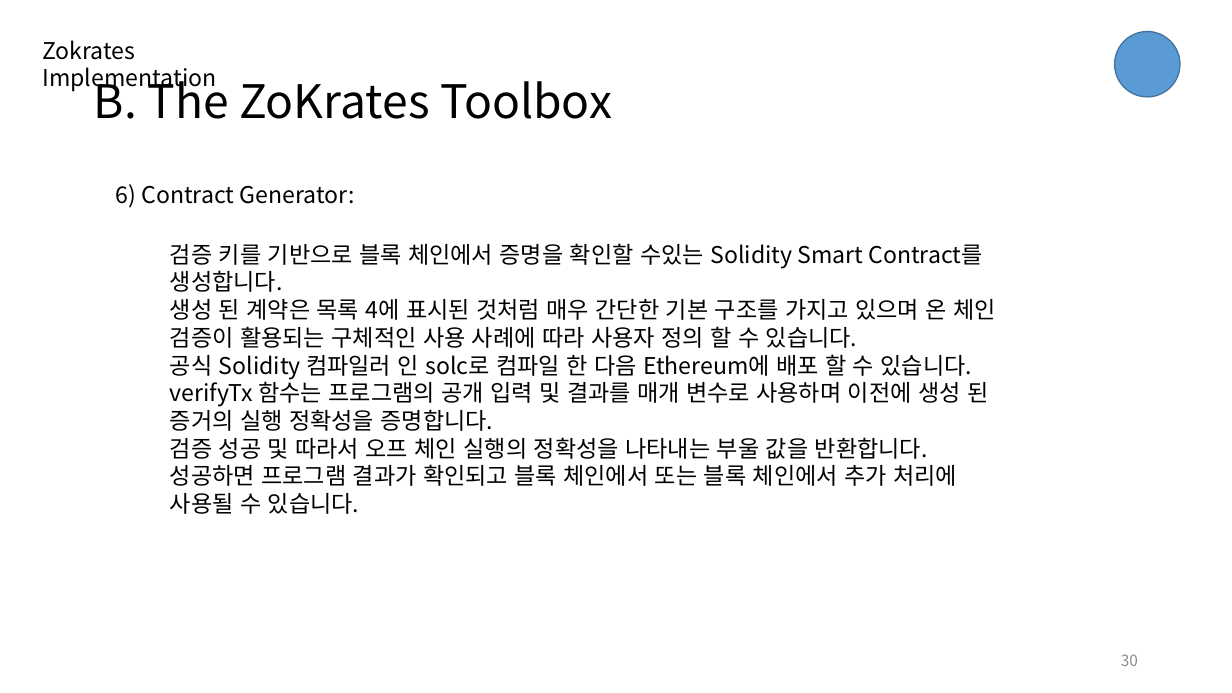
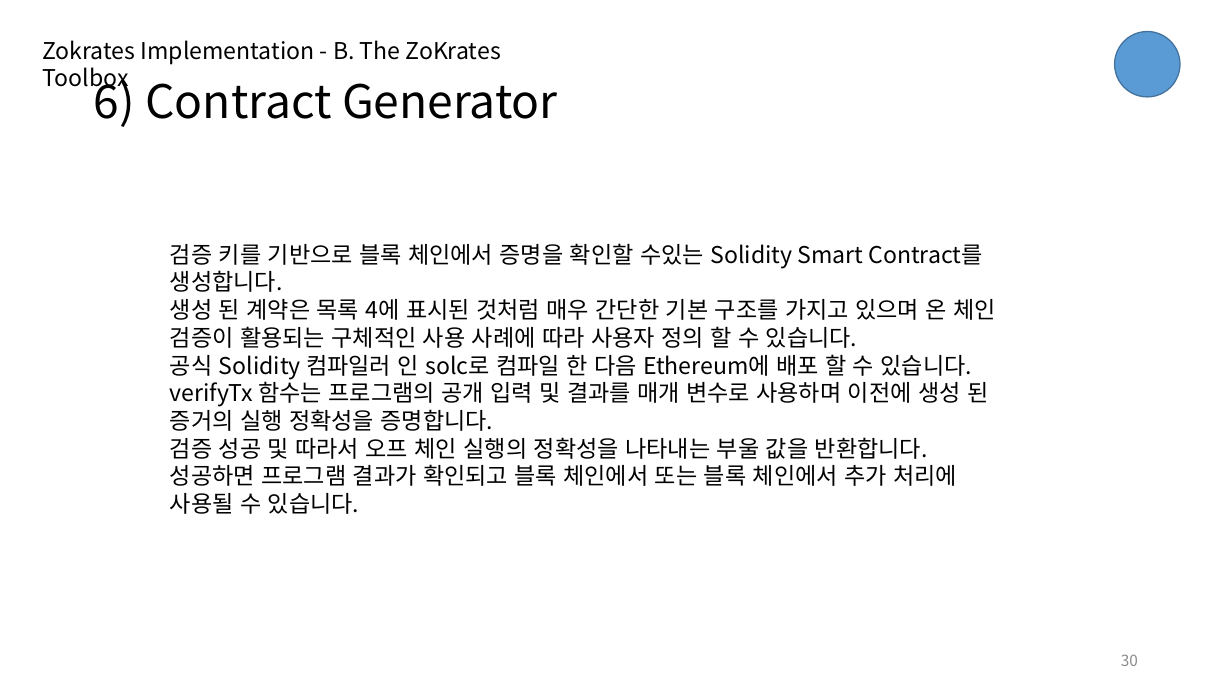
Before and after one commit to djm02309/paper, a slide deck: slide 30 of zokrates/ZoKrates.pptx. Drawn at 1232x693 pixels with LibreOffice and Linux fonts; fonts in the diff are those of the drawing. Boxes give left, top, right and bottom in pixels: in the first picture for what was removed or moved away, otherwise in the second. Text is boxed around its words. In the diff, an @@ line names an element or a change of style, - is before the commit and + after.

```diff
--- a/zokrates/ZoKrates.pptx
+++ b/zokrates/ZoKrates.pptx
@@ text at [43, 40, 501, 92]: text changed @@
-Zokrates Implementation
+Zokrates Implementation - B. The ZoKrates Toolbox
@@ title at [94, 73, 558, 127]: text changed @@
-B. The ZoKrates Toolbox
+6) Contract Generator
@@ text removed at [116, 184, 355, 208] @@
-6) Contract Generator:
```
Also in this commit, not shown: 24 other slides changed.
